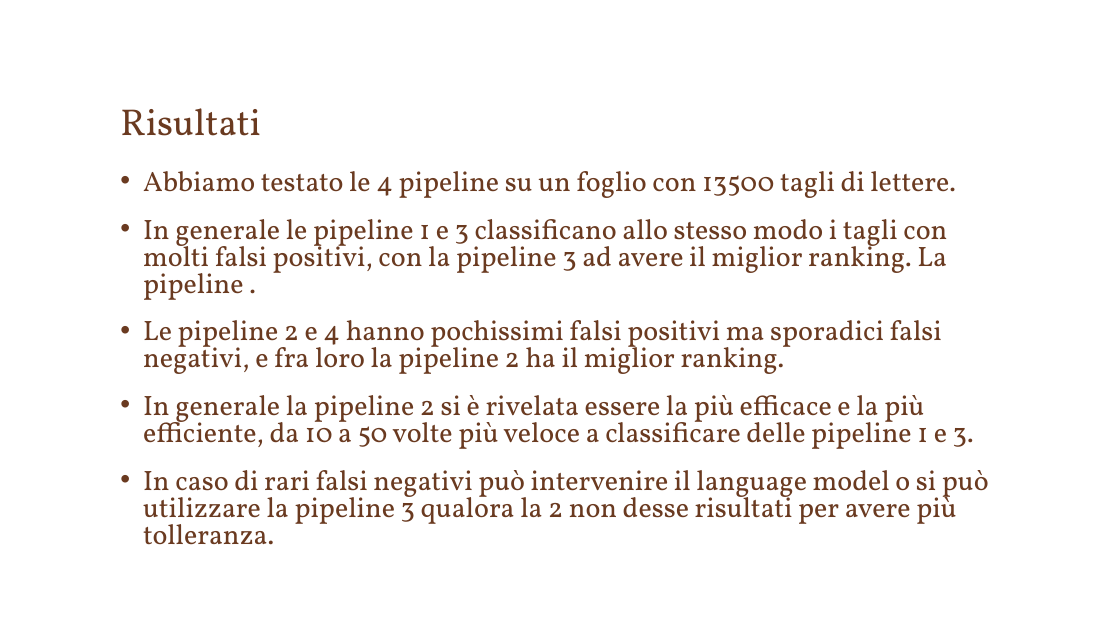
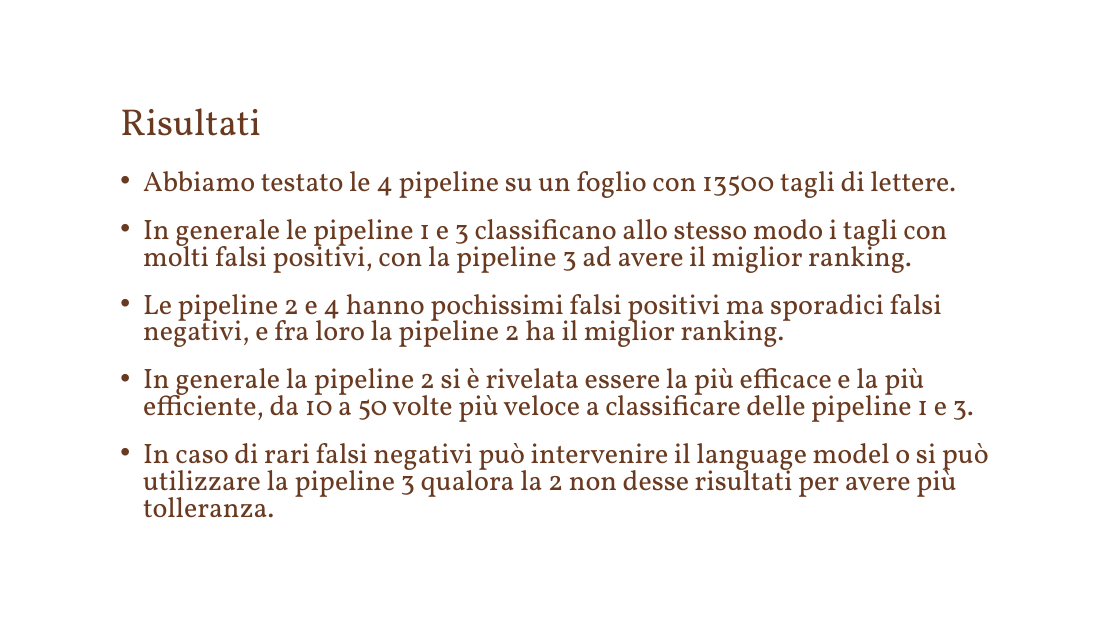
Before and after one commit to Kidel/In-Codice-Ratio-OCR-with-CNN, a slide deck: slide 20 of Relazione/Slide.pptx (slide 19 before the commit). Drawn at 1120x630 pixels with LibreOffice and Linux fonts; fonts in the diff are those of the drawing; background and template pictures are left out. Boxes give left, top, right and bottom in pixels: in the first picture for what was removed or moved away, otherwise in the second. Text is boxed around its words. In the diff, an @@ line names an element or a change of style, - is before the commit and + after.

```diff
--- a/Relazione/Slide.pptx
+++ b/Relazione/Slide.pptx
@@ text at (143, 219, 947, 273): text changed @@
-• In generale le pipeline 1 e 3 classificano allo stesso modo i tagli con molti falsi positivi, con la pipeline 3 ad avere il miglior ranking. La pipeline .
+• In generale le pipeline 1 e 3 classificano allo stesso modo i tagli con molti falsi positivi, con la pipeline 3 ad avere il miglior ranking.
```
Also in this commit, not shown: 1 slide added, 1 other file.
